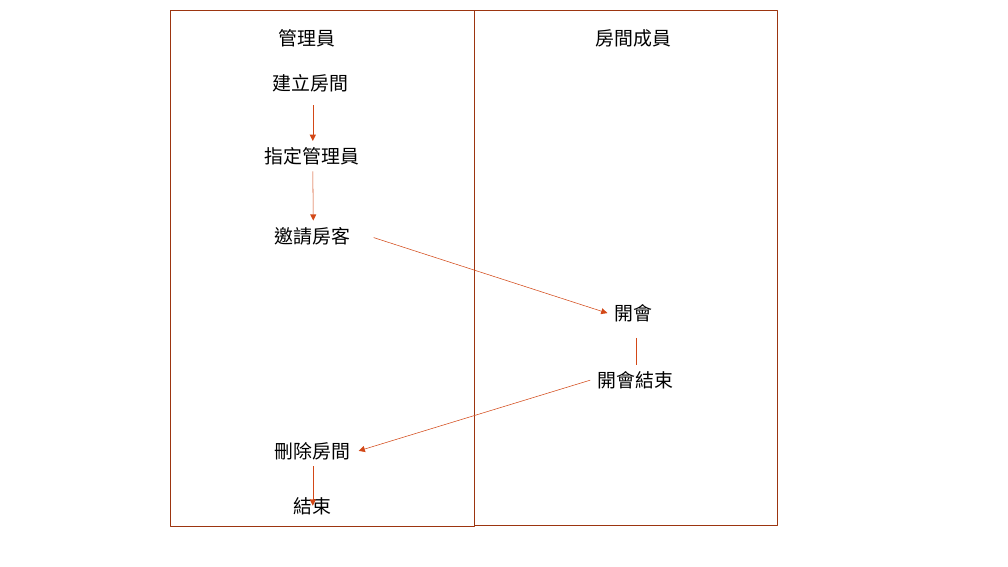
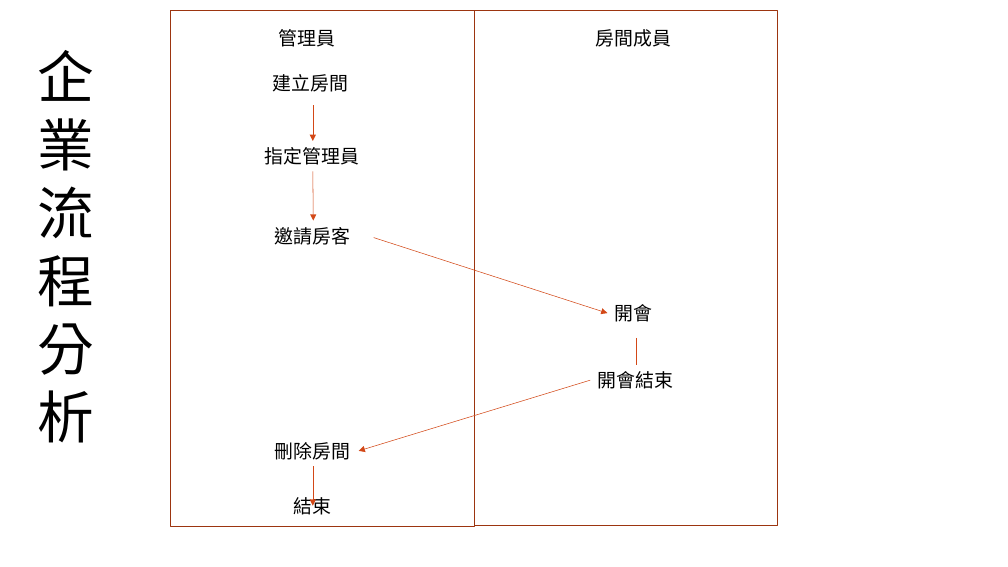
Before and after one commit to JianDa0127/project, a slide deck: slide 11 of 線上會議APP改2.pptx. Drawn at 1008x567 pixels with LibreOffice and Linux fonts; fonts in the diff are those of the drawing; background and template pictures are left out. Boxes give left, top, right and bottom in pixels: in the first picture for what was removed or moved away, otherwise in the second. Text is boxed around its words. In the diff, an @@ line names an element or a change of style, - is before the commit and + after.

Commit message:
9/2
增加標題

```diff
--- a/線上會議APP改2.pptx
+++ b/線上會議APP改2.pptx
@@ text added at box(38, 50, 95, 443), 54 pt, text #000000 @@
+企
+業
+流
+程
+分
+析
```
